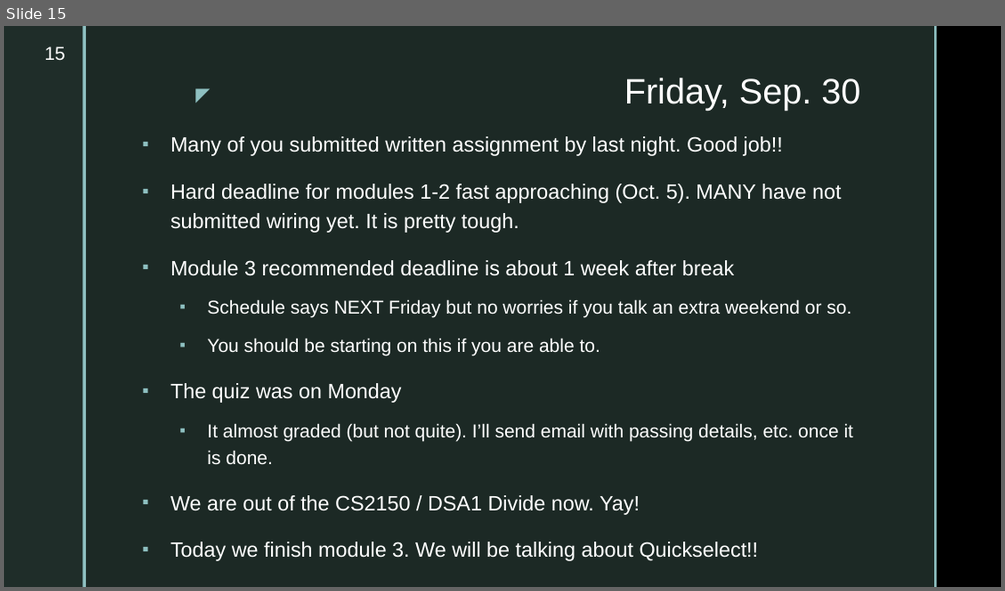
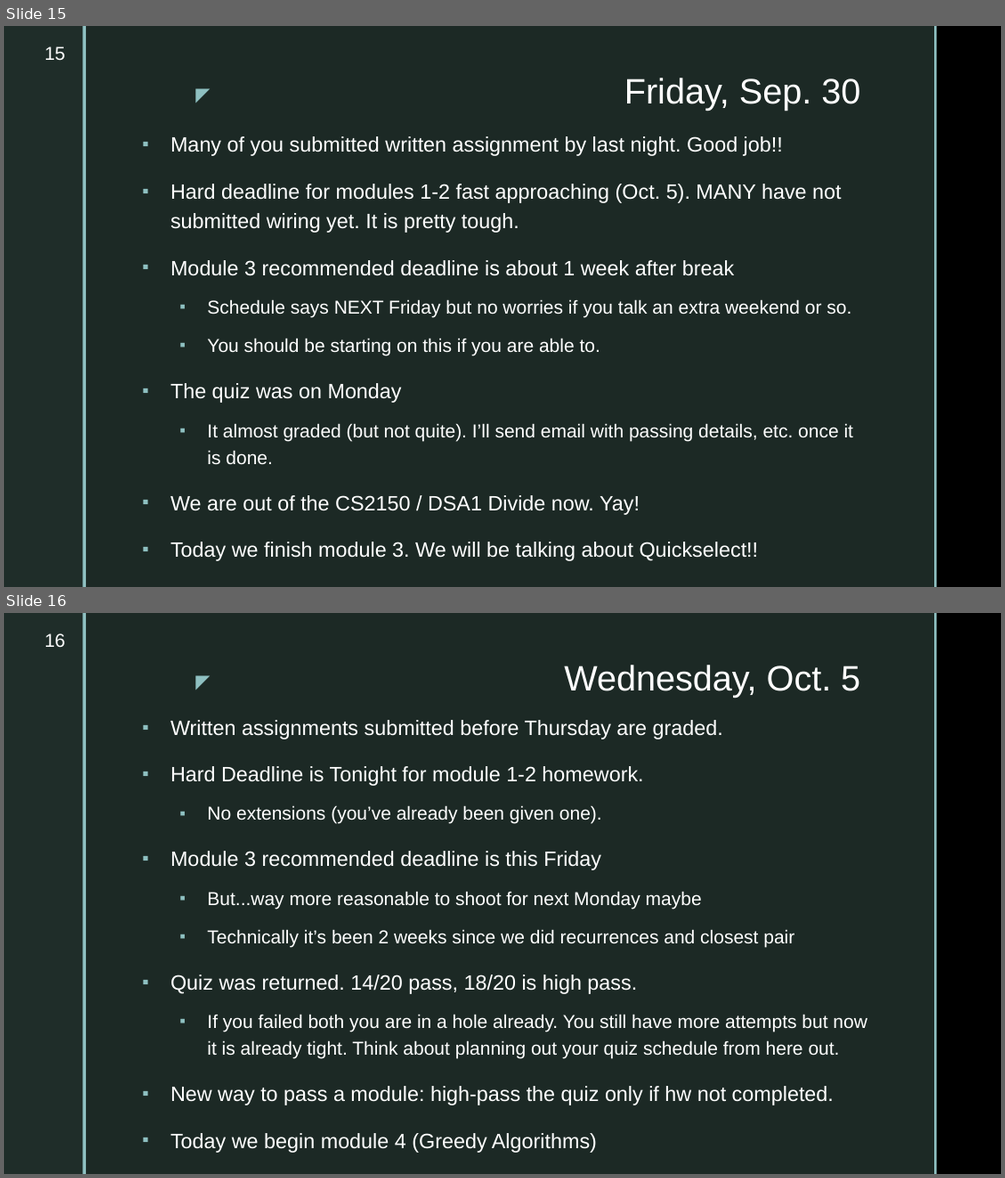
Before and after one commit to markfloryan/dsa2, a slide deck: slides/dailyannouncements.pptx. Shown one above the other, each under a label of ours: slide 15 before the commit, slides 15 and 16 after it. The pictures are 1005x591 and 1005x1178 pixels, drawn with LibreOffice and Linux fonts; fonts in the diff are those of the drawing; background and template pictures are left out. Boxes give left, top, right and bottom in pixels: in the first picture for what was removed or moved away, otherwise in the second. Text is boxed around its words. In the diff, an @@ line names an element or a change of style, - is before the commit and + after.

```diff
--- a/slides/dailyannouncements.pptx
+++ b/slides/dailyannouncements.pptx
@@ slide 16 added at (4,613,1001,1174), background picture (left out); not listed: 5 template elements that a slide beside it also shows @@
@@ page number added at (45,633,65,647), 18 pt, text #FFFFFF @@
+16
@@ title added at (564,665,860,698), 34 pt, text #FFFFFF @@
+Wednesday, Oct. 5
@@ text added at (170,720,867,1152), 18 pt, text #FFFFFF @@
+▪ Written assignments submitted before Thursday are graded.
+▪ Hard Deadline is Tonight for module 1-2 homework.
+  ▪ No extensions (you’ve already been given one).
+▪ Module 3 recommended deadline is this Friday
+  ▪ But...way more reasonable to shoot for next Monday maybe
+  ▪ Technically it’s been 2 weeks since we did recurrences and closest pair
+▪ Quiz was returned. 14/20 pass, 18/20 is high pass.
+  ▪ If you failed both you are in a hole already. You still have more attempts but now it is already tight. Think about planning out your quiz schedule from here out.
+▪ New way to pass a module: high-pass the quiz only if hw not completed.
+▪ Today we begin module 4 (Greedy Algorithms)
```
Also in this commit, not shown: 2 other files.
